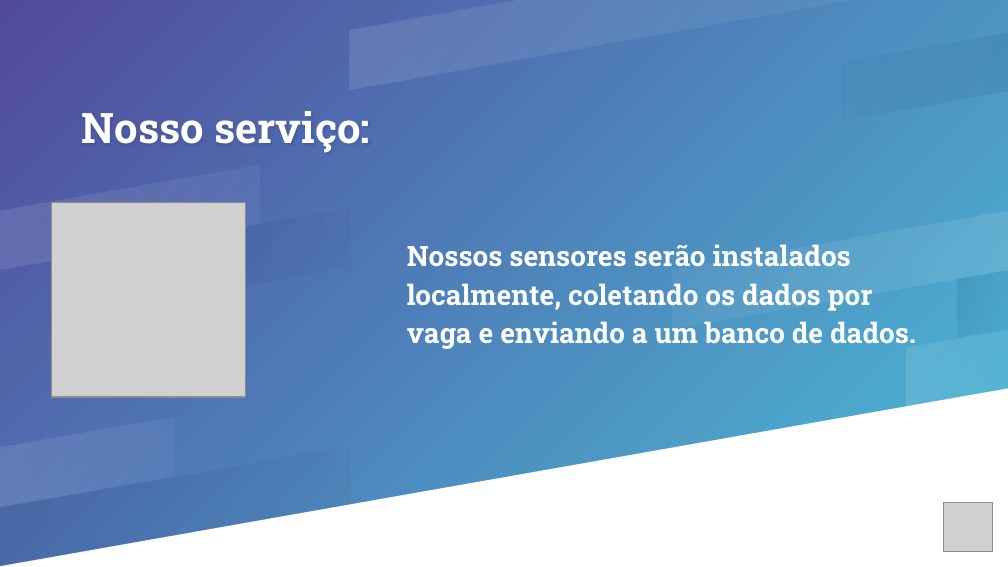
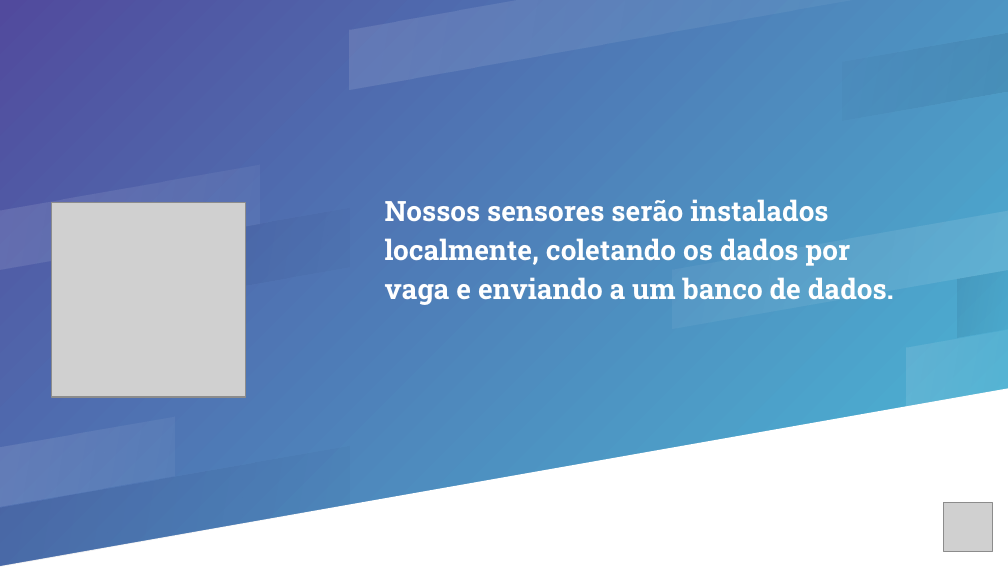
Before and after one commit to pedromendesbandtec/smart-park, a slide deck: slide 4 of Apresentação TechParking.pptx. Drawn at 1008x567 pixels with LibreOffice and Linux fonts; fonts in the diff are those of the drawing; grey boxes stand for pictures. Boxes give left, top, right and bottom in pixels: in the first picture for what was removed or moved away, otherwise in the second. Text is boxed around its words. In the diff, an @@ line names an element or a change of style, - is before the commit and + after.

```diff
--- a/Apresentação TechParking.pptx
+++ b/Apresentação TechParking.pptx
@@ title removed at (x1=82, y1=111, x2=370, y2=153) @@
-Nosso serviço:
@@ subtitle "Nossos sensores serão instalados localmente, ..." moved from (x1=407, y1=244, x2=916, y2=349) to (x1=385, y1=199, x2=894, y2=305) @@
```
Also in this commit, not shown: 7 other slides changed, 3 slides added.
